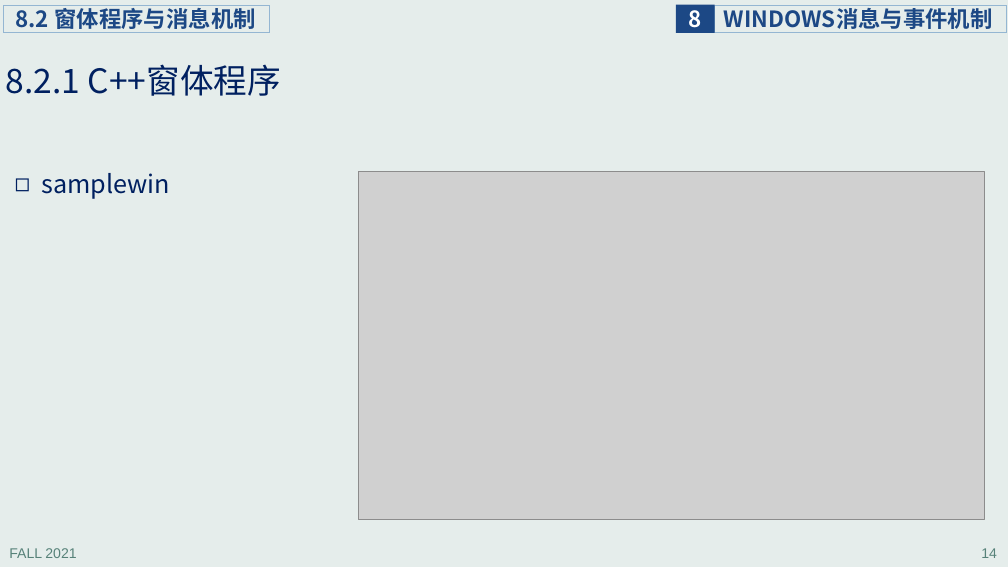
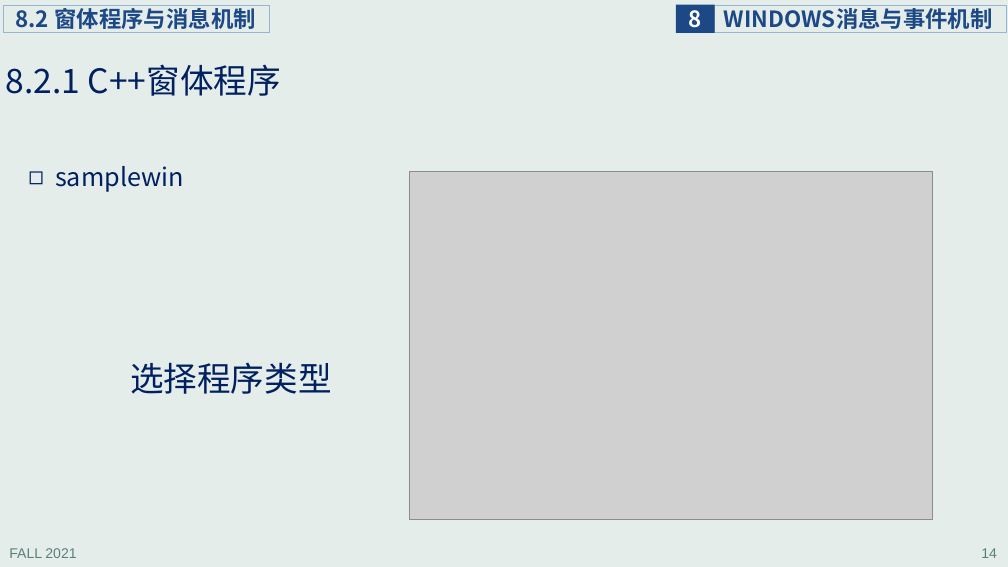
Before and after one commit to principleWindows/win-principle-2021, a slide deck: slide 14 of slides/instruction/principleWindows_8.pptx. Drawn at 1008x567 pixels with LibreOffice and Linux fonts; fonts in the diff are those of the drawing; grey boxes stand for pictures. Boxes give left, top, right and bottom in pixels: in the first picture for what was removed or moved away, otherwise in the second. Text is boxed around its words. In the diff, an @@ line names an element or a change of style, - is before the commit and + after.

```diff
--- a/slides/instruction/principleWindows_8.pptx
+++ b/slides/instruction/principleWindows_8.pptx
@@ text "samplewin": place and size @@
-text "samplewin" at <box>41,173,170,199</box>
+text "samplewin" at <box>55,166,184,192</box>
@@ picture: place and size @@
-picture at <box>358,172,985,520</box>
+picture at <box>410,172,933,520</box>
@@ text added at <box>130,362,332,394</box>, 32 pt, text #002060 @@
+选择程序类型
```
Also in this commit, not shown: 12 other slides changed, 1 slide added, 1 slide removed, 9 other files.
